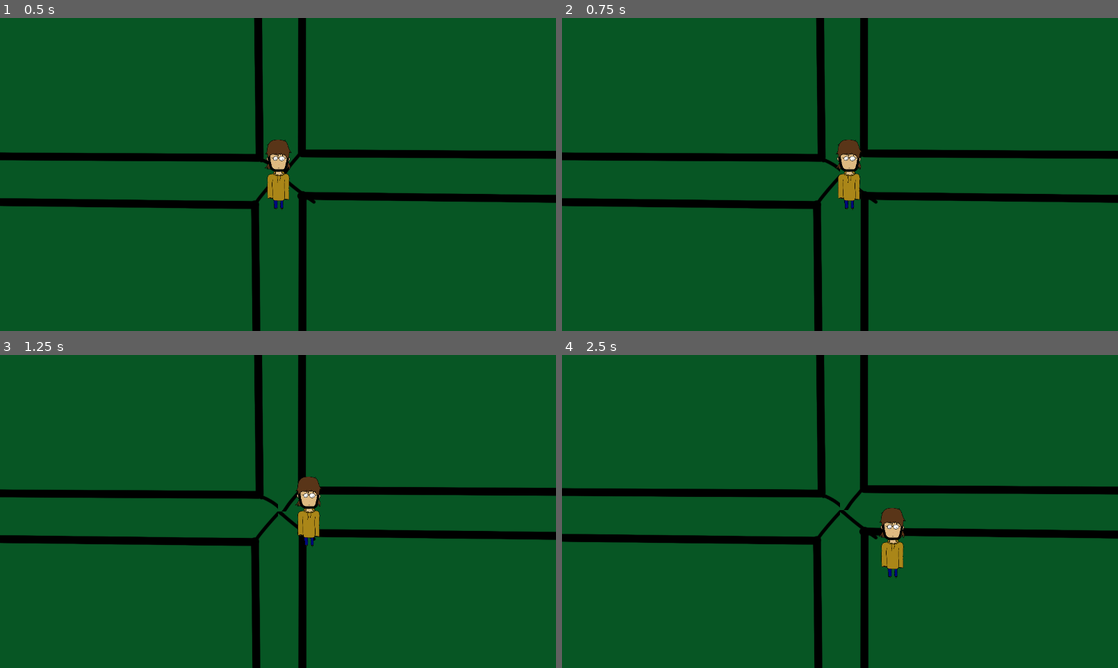
Above: before the commit, frames 1-4 (two rows, left to right).
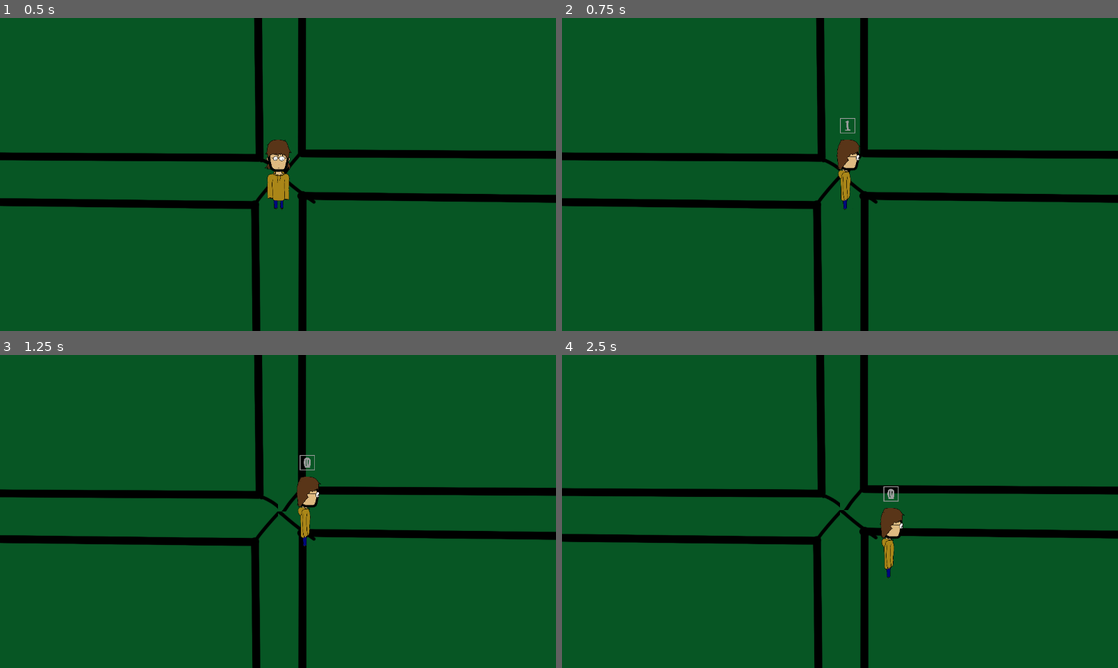
Above: after the commit, the same moments.

Repository: CeylenGames/5thAlakajam
Game: Godot game, scene res://World.tscn
The game is run twice, just before and just after one commit, with the same random seed, the same clock (stepped at 60 frames per second) and the same inputs.
Inputs:
- Up to frame 1 (0.5 s): no input
- Up to frame 2 (0.75 s): tap Enter at 0.5 s; hold Right (ui_right) from 0.53 s (still down); tap Space (ui_select) at 0.6 s
- Up to frame 3 (1.25 s): keep holding Right (ui_right); tap Space (ui_select) at 0.77, 1.07 s
- Up to frame 4 (2.5 s): release Right (ui_right) at 1.28 s; hold Down (ui_down) 1.28-2.03 s; tap Keypad 0 (combo_0) at 1.35 s; tap Space (ui_select) at 1.52, 1.55, 1.82, 2.3 s; hold Right (ui_right) from 2.03 s (still down); tap Keypad 1 (combo_1) at 2.1 s

Frame 1 is identical in both runs. In frame 2, 0.5% of the frame differs, in the area x 49-54%, y 32-62%; in frame 3, 0.5%; in frame 4, 0.6%, in the area x 57-62%, y 42-72%.
Error before the commit: Invalid call. Nonexistent function 'instance' in base 'Nil'. (res://Scripts/Player.gd:37)

Commit message:
combo working

Diff:
--- a/Prefabs/Combo_Indic.tscn
+++ /dev/null
@@ -1,40 +0,0 @@
-[gd_scene format=2]
-
-[node name="Combo_Indic" type="Node2D"]
-
-[node name="Timer" type="Timer" parent="." index="0"]
-
-process_mode = 1
-wait_time = 1.0
-one_shot = false
-autostart = false
-
-[node name="Timer2" type="Timer" parent="." index="1"]
-
-process_mode = 1
-wait_time = 1.0
-one_shot = false
-autostart = false
-
-[node name="Timer3" type="Timer" parent="." index="2"]
-
-process_mode = 1
-wait_time = 1.0
-one_shot = false
-autostart = false
-
-[node name="TextureRect" type="TextureRect" parent="." index="3"]
-
-anchor_left = 0.0
-anchor_top = 0.0
-anchor_right = 0.0
-anchor_bottom = 0.0
-margin_right = 40.0
-margin_bottom = 40.0
-rect_pivot_offset = Vector2( 0, 0 )
-rect_clip_content = false
-mouse_filter = 1
-mouse_default_cursor_shape = 0
-size_flags_horizontal = 1
-size_flags_vertical = 1
-stretch_mode = 0
--- a/Prefabs/Player.tscn
+++ b/Prefabs/Player.tscn
@@ -1,13 +1,18 @@
 [gd_scene load_steps=7 format=2]
 
 [ext_resource path="res://Scripts/Player.gd" type="Script" id=1]
-[ext_resource path="res://Prefabs/Combo_Indic.tscn" type="PackedScene" id=2]
+[ext_resource path="res://images/side.png" type="Texture" id=2]
 [ext_resource path="res://images/dos.png" type="Texture" id=3]
 [ext_resource path="res://images/perso.png" type="Texture" id=4]
 
 [sub_resource type="SpriteFrames" id=1]
 
 animations = [ {
+"frames": [ ExtResource( 2 ) ],
+"loop": true,
+"name": "Side",
+"speed": 1.0
+}, {
 "frames": [ ExtResource( 3 ) ],
 "loop": true,
 "name": "Dos",
@@ -25,7 +30,7 @@
 radius = 10.0
 height = 60.0
 
-[node name="Player" type="KinematicBody2D" index="0"]
+[node name="Player" type="KinematicBody2D"]
 
 input_pickable = false
 collision_layer = 1
@@ -33,8 +38,8 @@
 collision/safe_margin = 0.08
 script = ExtResource( 1 )
 Speed = 100
-Combo_Indic = ExtResource( 2 )
-Combo_Indic_Pos = Vector2( -20, -130 )
+Combo_Indic = null
+Combo_Indic_Pos = null
 
 [node name="AnimatedSprite" type="AnimatedSprite" parent="." index="0"]
 
--- a/Scripts/Combo.gd
+++ b/Scripts/Combo.gd
@@ -66,5 +66,5 @@
 func create_Bytes(size):
 	var i = 0
 	while i < size:
-		combo.append(int(rand_range(0, 1)))
+		combo.append(int(rand_range(0, 2)))
 		i += 1
--- a/Scripts/Player.gd
+++ b/Scripts/Player.gd
@@ -21,19 +21,22 @@
 func get_events(delta):
 	if Input.is_action_pressed("ui_right"):
 		velocity.x += Speed
-		$AnimatedSprite.play("Face")
+		$AnimatedSprite.flip_h = false
+		$AnimatedSprite.play("Side")
 	if Input.is_action_pressed("ui_left"):
 		velocity.x -= Speed
-		$AnimatedSprite.play("Face")
+		$AnimatedSprite.play("Side")
+		$AnimatedSprite.flip_h = true
 	if Input.is_action_pressed("ui_up"):
 		velocity.y -= Speed
+		$AnimatedSprite.flip_h = false
 		$AnimatedSprite.play("Dos")
 	if Input.is_action_pressed("ui_down"):
 		velocity.y += Speed
+		$AnimatedSprite.flip_h = false
 		$AnimatedSprite.play("Face")
 
 func BeginCombo():
-	print(Combo_Indic)
 	var combo = Combo_Indic.instance()
 	add_child(combo)
 	combo.position = Combo_Indic_Pos
--- a/World.tscn
+++ b/World.tscn
@@ -1,14 +1,15 @@
-[gd_scene load_steps=3 format=2]
+[gd_scene load_steps=4 format=2]
 
 [ext_resource path="res://Prefabs/Player.tscn" type="PackedScene" id=1]
-[ext_resource path="res://images/maptete.png" type="Texture" id=2]
+[ext_resource path="res://Prefabs/Combo.tscn" type="PackedScene" id=2]
+[ext_resource path="res://images/maptete.png" type="Texture" id=3]
 
 [node name="World" type="Node" index="0"]
 
 [node name="Player" parent="." index="0" instance=ExtResource( 1 )]
 
-Combo_Indic = null
-Combo_Indic_Pos = null
+Combo_Indic = ExtResource( 2 )
+Combo_Indic_Pos = Vector2( -20, -130 )
 
 [node name="Camera2D" type="Camera2D" parent="Player" index="2"]
 
Not shown: 9 places in World.tscn that only renumber resources
Not shown, added: sounds/fight music.wav.import
Not shown, added: sounds/hub.wav.import
